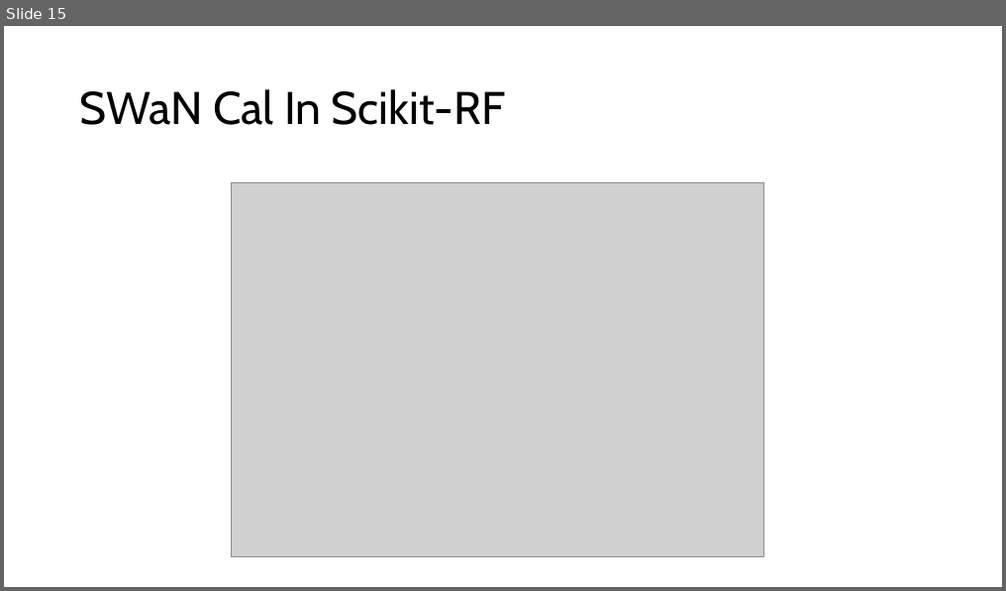
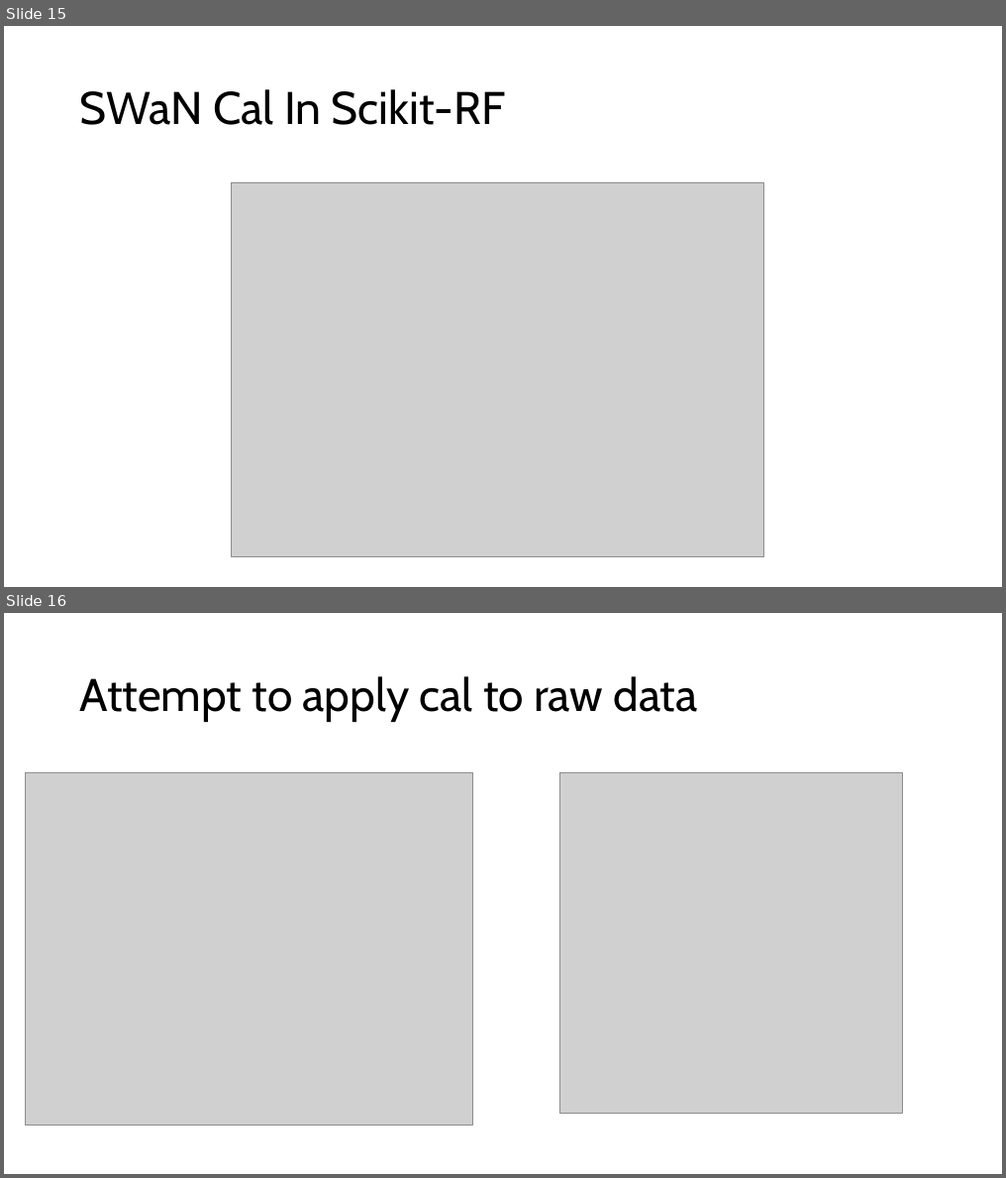
Before and after one commit to lafefspietz/jcal, a slide deck: JPA-CAL.pptx. Shown one above the other, each under a label of ours: slide 15 before the commit, slides 15 and 16 after it. The pictures are 1006x591 and 1006x1178 pixels, drawn with LibreOffice and Linux fonts; fonts in the diff are those of the drawing; grey boxes stand for pictures. Boxes give left, top, right and bottom in pixels: in the first picture for what was removed or moved away, otherwise in the second. Text is boxed around its words. In the diff, an @@ line names an element or a change of style, - is before the commit and + after.

```diff
--- a/JPA-CAL.pptx
+++ b/JPA-CAL.pptx
@@ slide 16 added at box(4, 613, 1002, 1174), background #FFFFFF @@
@@ title added at box(80, 676, 697, 722), 44 pt, text #000000 @@
+Attempt to apply cal to raw data
@@ picture added at box(25, 772, 472, 1126) @@
@@ picture added at box(559, 772, 902, 1113) @@
```
Also in this commit, not shown: 1 slide changed, 1 other slide added, 1 other file.
